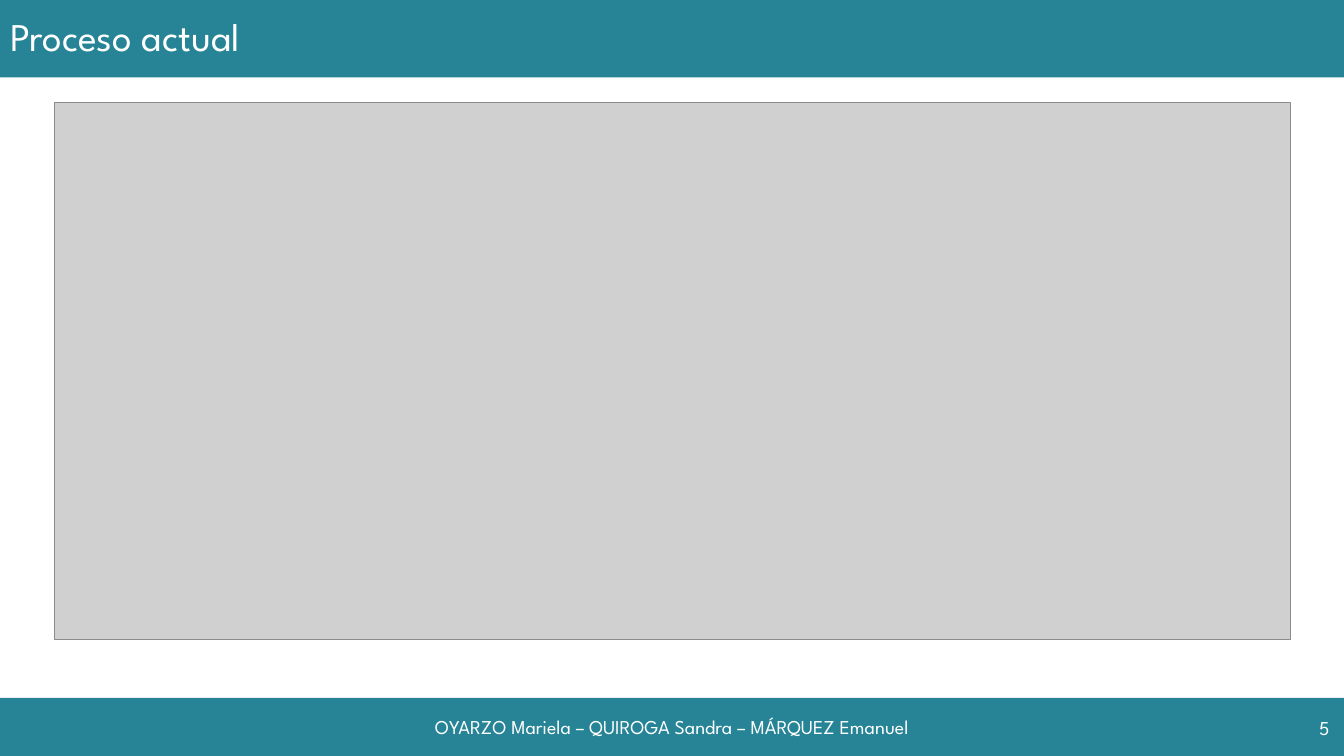
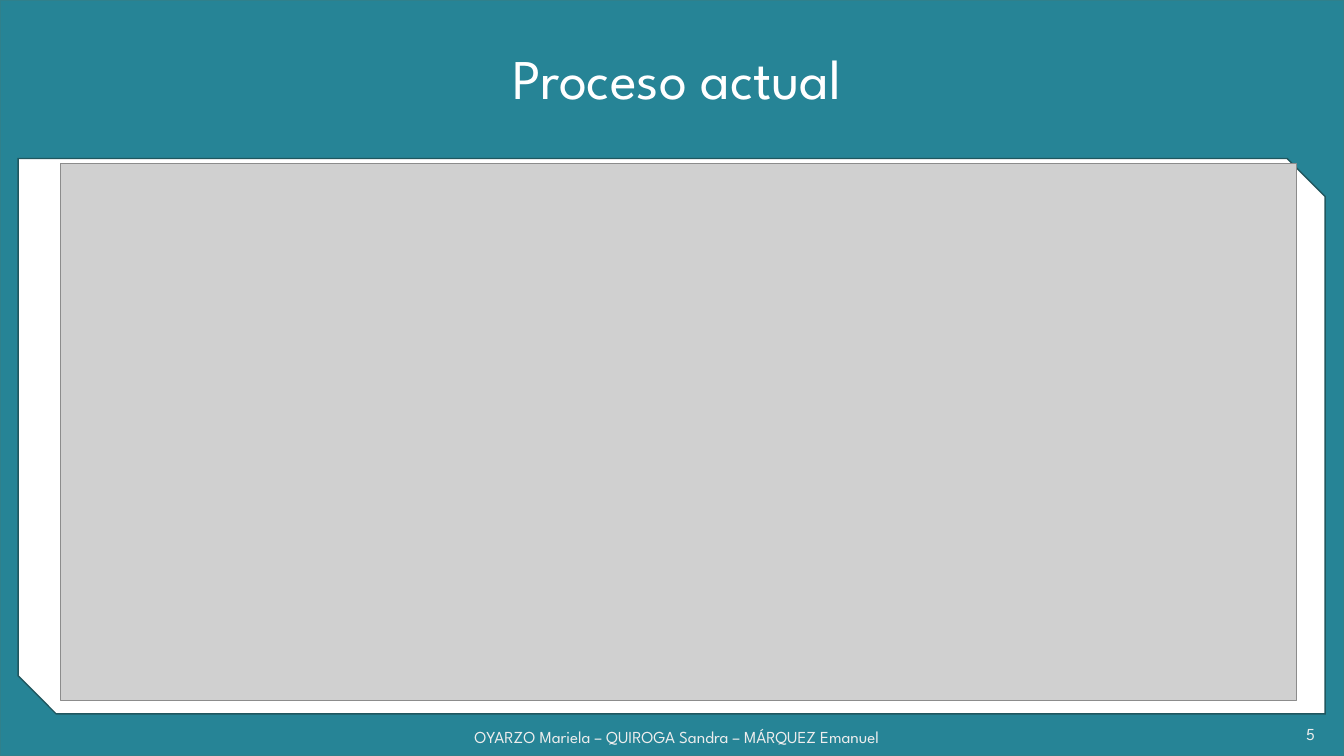
Before and after one commit to grupoyenu/yenu, a slide deck: slide 5 of 08. Presentaciones/Presentación 11.pptx. Drawn at 1344x756 pixels with LibreOffice and Linux fonts; fonts in the diff are those of the drawing; grey boxes stand for pictures; background and template pictures are left out. Boxes give left, top, right and bottom in pixels: in the first picture for what was removed or moved away, otherwise in the second. Text is boxed around its words. In the diff, an @@ line names an element or a change of style, - is before the commit and + after.

```diff
--- a/08. Presentaciones/Presentación 11.pptx
+++ b/08. Presentaciones/Presentación 11.pptx
@@ background #FFFFFF to #F2F2F2 @@
@@ rectangle removed at [0, 0, 1344, 78] @@
@@ rectangle added at [0, 0, 1344, 756], fill #268496, outline #30818C 1 pt @@
@@ title "Proceso actual": place and size @@
-title "Proceso actual" at [10, 24, 240, 52]
+title "Proceso actual" at [513, 60, 841, 100]
@@ title "Proceso actual" at [513, 60, 841, 100]: size 28 to 40 pt; alignment left to centre @@
@@ snip diag rect added at [18, 158, 1326, 714], fill #FFFFFF, outline #20575E 1 pt @@
@@ picture: place and size @@
-picture at [54, 103, 1291, 639]
+picture at [60, 163, 1297, 700]
@@ rectangle removed at [0, 698, 1344, 756] @@
@@ text "OYARZO Mariela – QUIROGA Sandra ...": place and size @@
-text "OYARZO Mariela – QUIROGA Sandra ..." at [435, 717, 909, 736]
+text "OYARZO Mariela – QUIROGA Sandra ..." at [474, 729, 879, 745]
@@ text "OYARZO Mariela – QUIROGA Sandra ..." at [474, 729, 879, 745]: size 14 to 12 pt, text colour #FFFFFF to gradient #9E9E9E to #EDEDED to #FFFFFF @@
@@ page number at [1306, 729, 1315, 740]: size 14 to 12 pt, text colour #FFFFFF to gradient #9E9E9E to #EDEDED to #FFFFFF @@
@@ page number: place and size @@
-page number at [1319, 722, 1329, 735]
+page number at [1306, 729, 1315, 740]
```
Also in this commit, not shown: 5 other slides changed, 5 slides added.
